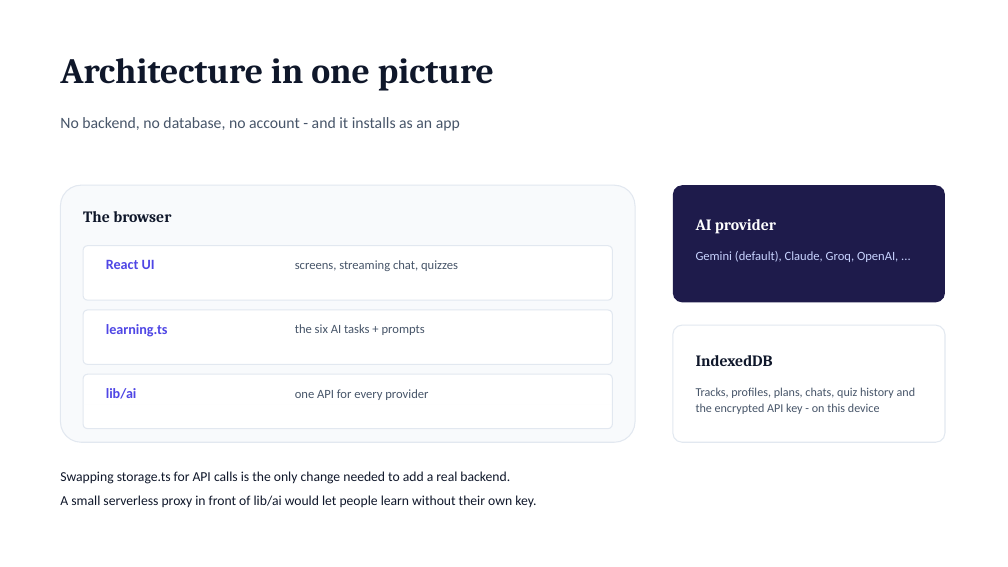
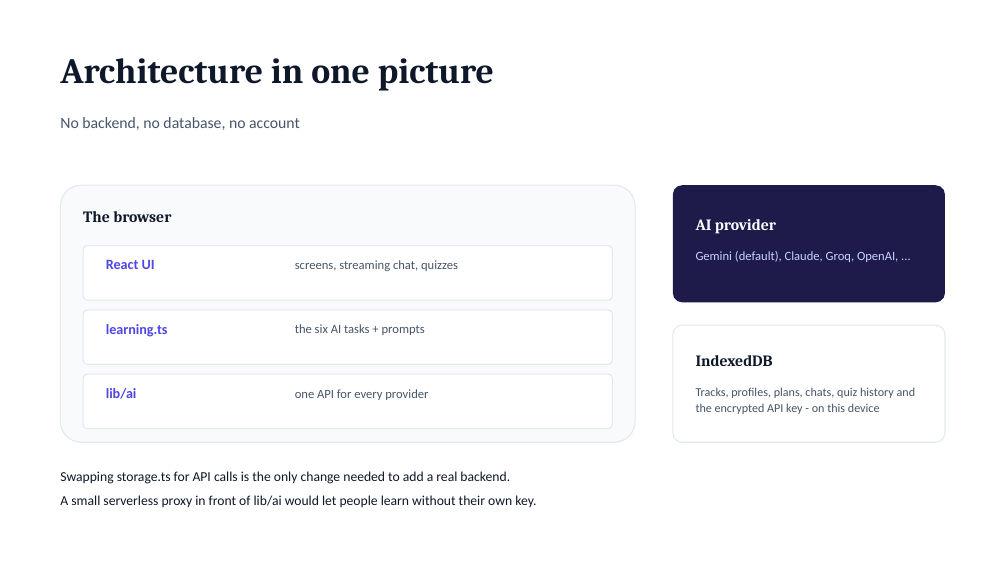
Before and after one commit to sohelPathanHarbinger/skill_path, a slide deck: slide 12 of docs/SkillPath-Presentation.pptx. Drawn at 1008x567 pixels with LibreOffice and Linux fonts; fonts in the diff are those of the drawing. Boxes give left, top, right and bottom in pixels: in the first picture for what was removed or moved away, otherwise in the second. Text is boxed around its words. In the diff, an @@ line names an element or a change of style, - is before the commit and + after.

```diff
--- a/docs/SkillPath-Presentation.pptx
+++ b/docs/SkillPath-Presentation.pptx
@@ text at (60,117,300,130): text changed @@
-No backend, no database, no account - and it installs as an app
+No backend, no database, no account
```
Also in this commit, not shown: 4 other slides changed, 15 other files.
